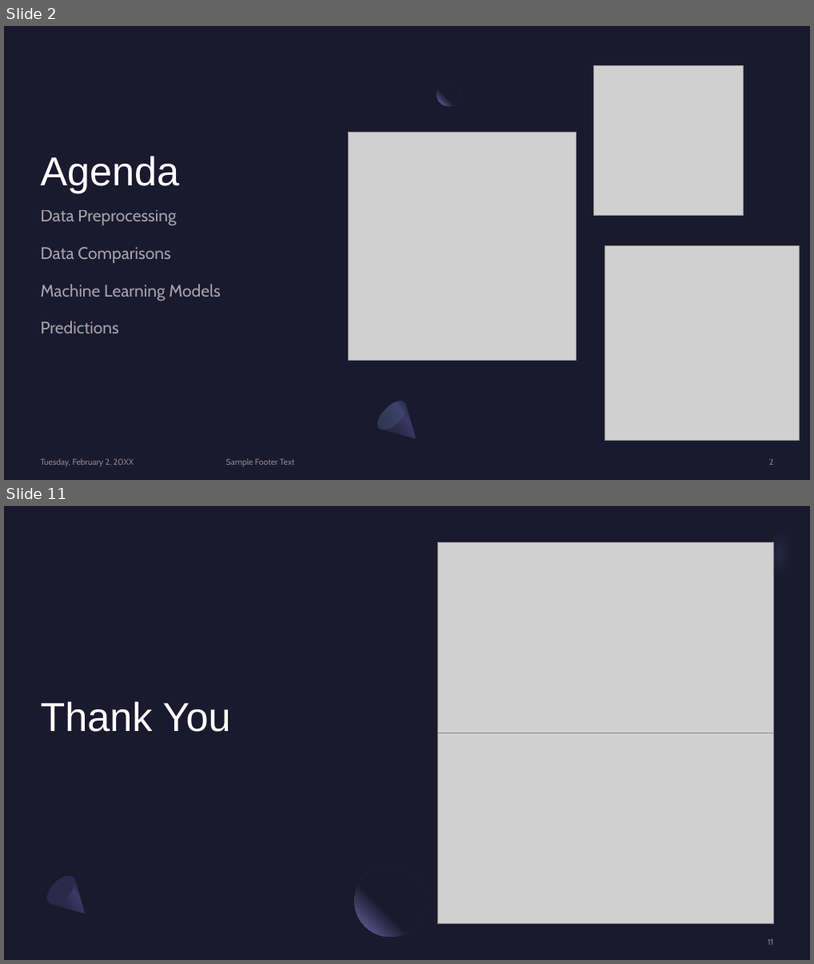
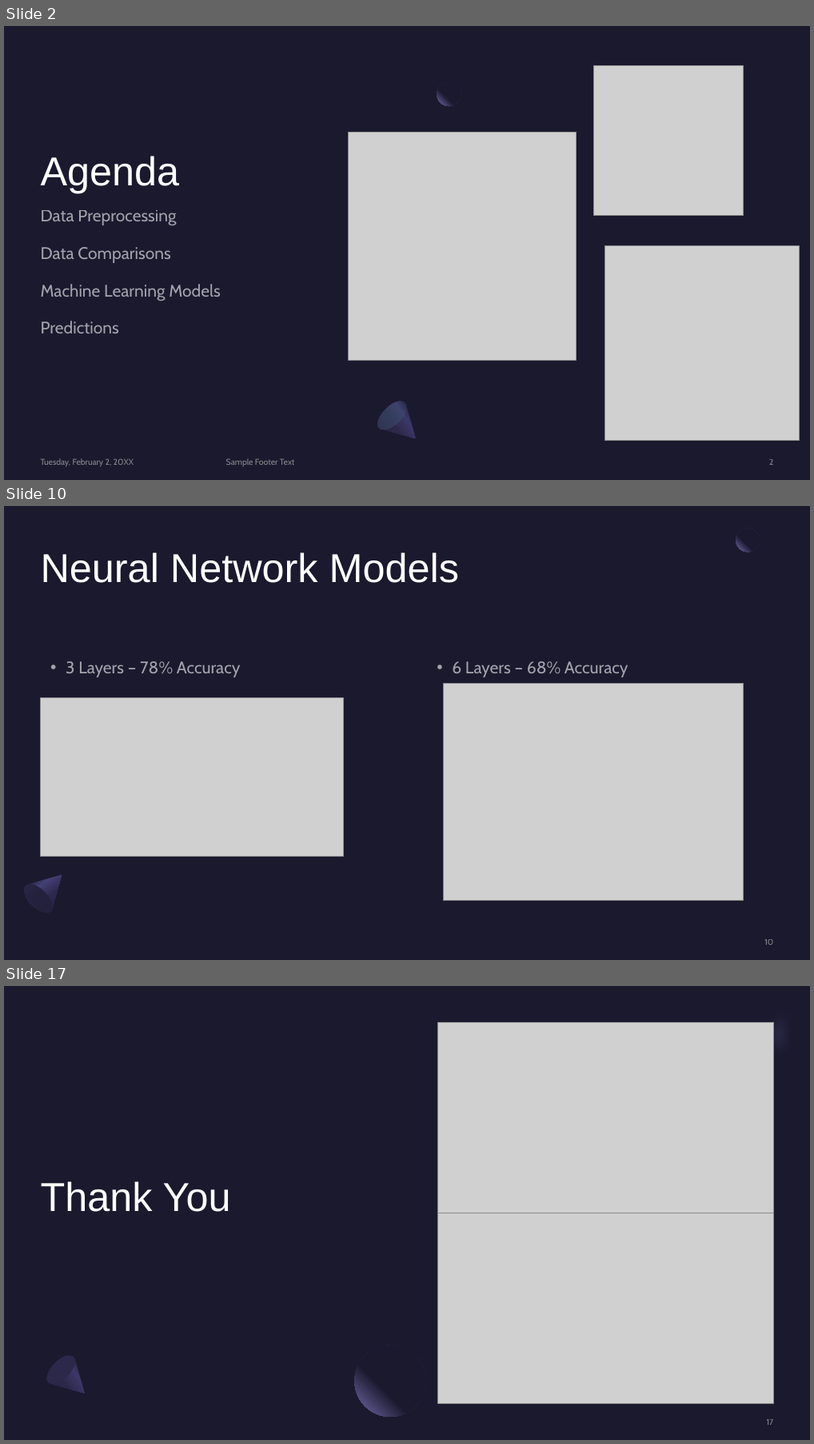
Before and after one commit to andrew-voortman/ML_Loan_Prediction_Model, a slide deck: Machine Learning Loan Predictions PP.pptx. Shown one above the other, each under a label of ours: slides 2 and 11 before the commit, slides 2, 10 and 17 after it; the slides between them are not shown. The pictures are 814x964 and 814x1444 pixels, drawn with LibreOffice and Linux fonts; fonts in the diff are those of the drawing; grey boxes stand for pictures. Boxes give left, top, right and bottom in pixels: in the first picture for what was removed or moved away, otherwise in the second. Text is boxed around its words. In the diff, an @@ line names an element or a change of style, - is before the commit and + after.

```diff
--- a/Machine Learning Loan Predictions PP.pptx
+++ b/Machine Learning Loan Predictions PP.pptx
@@ slide 10 added at (x1=4, y1=506, x2=810, y2=960), background #1B192E @@
@@ ellipse added at (x1=737, y1=528, x2=760, y2=552), fill gradient #1B192E to #7771B2 @@
@@ title added at (x1=41, y1=552, x2=459, y2=583), 48 pt, text #FFFFFF @@
+Neural Network Models
@@ text added at (x1=66, y1=661, x2=241, y2=677), 20 pt, text #FFFFFF at 60% opacity @@
+• 3 Layers – 78% Accuracy
@@ text added at (x1=452, y1=661, x2=629, y2=677), 20 pt, text #FFFFFF at 60% opacity @@
+• 6 Layers – 68% Accuracy
@@ picture added at (x1=444, y1=684, x2=744, y2=900) @@
@@ picture added at (x1=40, y1=698, x2=343, y2=856) @@
@@ freeform shape added at (x1=19, y1=863, x2=74, y2=917), fill gradient #2C284A to #454075 to #1B192E @@
@@ ellipse added at (x1=19, y1=880, x2=58, y2=917), fill gradient #23213C to #2C284A @@
@@ page number added at (x1=765, y1=939, x2=774, y2=944), 10 pt, text #A6A6A6 at 80% opacity @@
+10
@@ what was slide 11 is now slide 17 @@
@@ page number at (x1=767, y1=1419, x2=774, y2=1424): text changed @@
-11
+17
```
Also in this commit, not shown: 6 slides changed, 7 other slides added, 2 slides removed.
